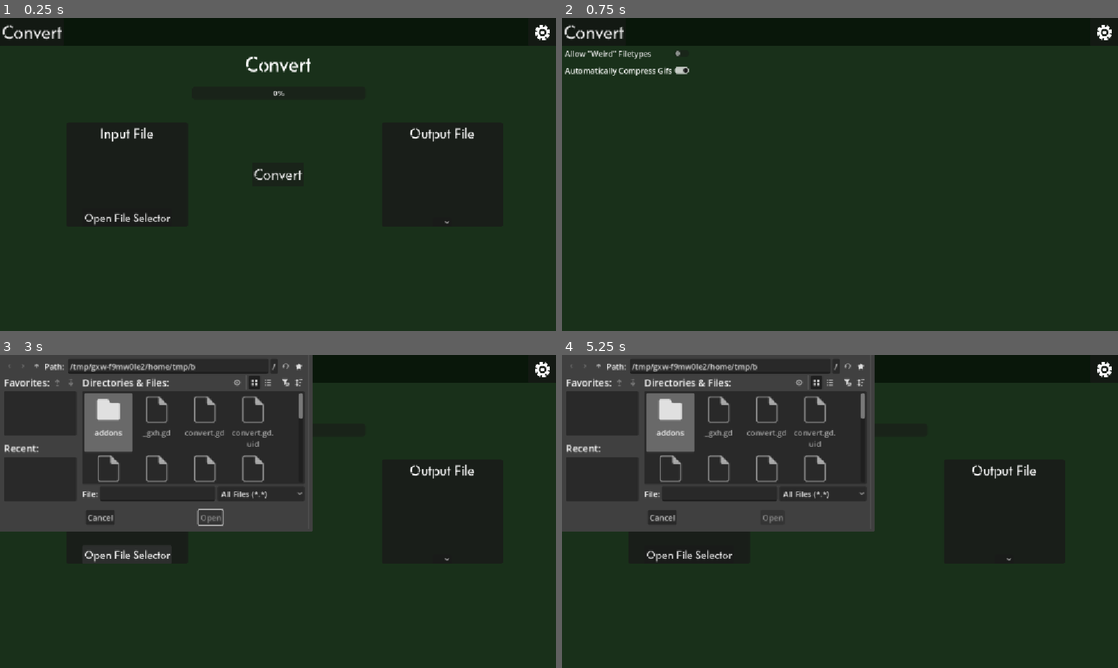
Above: before the commit, frames 1-4 (two rows, left to right).
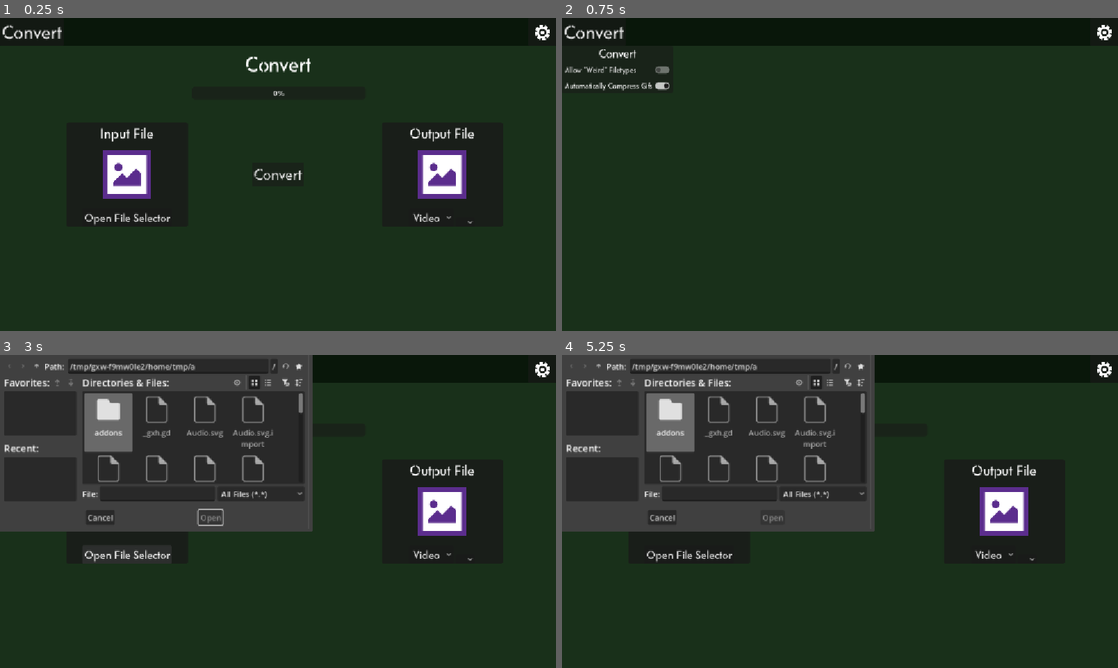
Above: after the commit, the same moments.

Repository: Typ0Codes/ff-mpeg-frontend
Game: Godot game, scene res://Convert.tscn
Two runs of this game, one before a commit and one after it. Both use one fixed random seed, a clock stepped at 60 frames per second and the inputs below.
Inputs (mouse positions are in pixels of both pictures, inside the frame that each line leads up to; where the layout moved, square brackets give the same spot in the first picture):
- Up to frame 1 (0.25 s): no input
- Up to frame 2 (0.75 s): click (1101, 30) at 0.5 s
- Up to frame 3 (3 s): click "Convert" at 1.25 s; click "Convert" at 2 s; click "Open File Selector" at 2.75 s
- Up to frame 4 (5.25 s): click (1029, 558) [1006, 558] at 3.5 s; click (995, 555) at 4.25 s, where only the run after the commit has a clickable "Video"; click (584, 367) at 5 s

The runs differ from the first frame. In frame 1, 2.8% of the frame differs, in the area x 18-86%, y 42-66%; in frame 2, 0.9%; in frame 3, 1.7%; in frame 4, 1.7%.

Commit message:
oh god i did so many things lmao uhhhhhhhhhhhhhhhhhhhhhhhhhhhhhhhhhhhhhhhhhhhhhhhh
fuck

Diff:
--- /dev/null
+++ b/Audio.svg
@@ -0,0 +1 @@
+<svg xmlns="http://www.w3.org/2000/svg" viewBox="0 0 100 100"><style>.st2{fill:#039}</style><path fill="#fff" d="M0 0h100v100H0z"/><path d="M100 100H0V0h100v100zM9.7 90h80.7V10H9.7" fill="#0e3693"/><path class="st2" d="M32.5 37.5h-9v25h9L53.6 77V23L32.5 37.5M71.9 50c0 6.8-3.7 12.7-9.1 15.8l2.8 4.9c7.1-4.1 11.9-11.8 11.9-20.7 0-8.8-4.8-16.6-11.9-20.7l-2.8 4.9c5.4 3.1 9.1 9 9.1 15.8z"/><path class="st2" d="M62.1 50c0 3.2-1.7 5.9-4.3 7.4l2.7 4.7c4.2-2.4 7-6.9 7-12.1 0-5.2-2.8-9.7-7-12.1l-2.7 4.7c2.6 1.5 4.3 4.2 4.3 7.4z"/></svg>
--- a/Convert.tscn
+++ b/Convert.tscn
@@ -1,8 +1,11 @@
 [gd_scene format=3 uid="uid://ihhfrpjtcmt1"]
 
 [ext_resource type="Script" uid="uid://bbps4uyc14imj" path="res://convert.gd" id="1_gih14"]
+[ext_resource type="Texture2D" uid="uid://bllhc0ivack10" path="res://Audio.svg" id="2_2cvtn"]
 [ext_resource type="Theme" uid="uid://dk5gur85t661f" path="res://Defaults.tres" id="2_bypvw"]
 [ext_resource type="Texture2D" uid="uid://cy5mpnlxfljb0" path="res://gear.png" id="2_dae5x"]
+[ext_resource type="Texture2D" uid="uid://bcixt3rls64u4" path="res://Video.svg" id="3_x3lue"]
+[ext_resource type="Texture2D" uid="uid://sg3anh6gl5tp" path="res://Image.svg" id="4_65hhb"]
 
 [sub_resource type="StyleBoxFlat" id="StyleBoxFlat_3lg8h"]
 content_margin_left = 0.0
@@ -66,8 +69,13 @@
 script = ExtResource("1_gih14")
 audio_extensions = PackedStringArray("mp3", "wav", "ogg", "m4a", "flac")
 video_extensions = PackedStringArray("mp4", "mkv", "mov", "webm", "ogv", "gif")
+image_extensions = PackedStringArray("png", "jpg", "bmp", "tiff", "webp", "ico", "heic", "heif", ".svg")
 audio_extensions_weird = PackedStringArray("ac3", "amr", "caf", "dts", "aac", "oga", "opus", "ape", "eac3", "mka", "tta", "3ga")
 video_extensions_weird = PackedStringArray("m4v", "m4p", "3gp", "3g2", "psp", "f4v", "f4p", "avi", "flv", "ogv", "mpg", "gif (uncompressed)")
+image_extensions_weird = PackedStringArray("tga", "avif", "exr", "dpx", "psd", "dng", "raw", "qoi", "pcx")
+Audio_Image = ExtResource("2_2cvtn")
+Video_Image = ExtResource("3_x3lue")
+Image_Image = ExtResource("4_65hhb")
 
 [node name="BG Color" type="Panel" parent="." unique_id=1914869696]
 layout_mode = 1
@@ -152,6 +160,18 @@
 access = 2
 use_native_dialog = true
 
+[node name="TextureRect" type="TextureRect" parent="InputFile" unique_id=182439370]
+layout_mode = 2
+size_flags_horizontal = 4
+size_flags_vertical = 4
+texture = ExtResource("4_65hhb")
+
+[node name="Label" type="Label" parent="InputFile" unique_id=265426936]
+layout_mode = 2
+horizontal_alignment = 1
+clip_text = true
+text_overrun_behavior = 5
+
 [node name="OutputFile" type="PanelContainer" parent="." unique_id=554382554]
 layout_mode = 1
 anchors_preset = 6
@@ -177,19 +197,44 @@
 text = "Output File"
 horizontal_alignment = 1
 
-[node name="extensionselector" type="OptionButton" parent="OutputFile" unique_id=1046237929]
-layout_mode = 2
-size_flags_horizontal = 4
-size_flags_vertical = 8
-theme = ExtResource("2_bypvw")
-theme_override_font_sizes/font_size = 24
-
 [node name="InputFileDialog" type="FileDialog" parent="OutputFile" unique_id=1046940972]
 oversampling_override = 1.0
 title = "Open a File"
 file_mode = 0
 access = 2
 use_native_dialog = true
+
+[node name="TextureRect" type="TextureRect" parent="OutputFile" unique_id=1365246810]
+layout_mode = 2
+size_flags_horizontal = 4
+size_flags_vertical = 4
+texture = ExtResource("4_65hhb")
+
+[node name="HBoxContainer" type="HBoxContainer" parent="OutputFile" unique_id=1029169400]
+layout_mode = 2
+alignment = 1
+
+[node name="filetypeselector" type="OptionButton" parent="OutputFile/HBoxContainer" unique_id=1092333498]
+layout_mode = 2
+size_flags_horizontal = 4
+size_flags_vertical = 8
+theme = ExtResource("2_bypvw")
+theme_override_font_sizes/font_size = 24
+selected = 0
+item_count = 3
+popup/item_0/text = "Video"
+popup/item_0/id = 0
+popup/item_1/text = "Audio"
+popup/item_1/id = 1
+popup/item_2/text = "Image"
+popup/item_2/id = 2
+
+[node name="extensionselector" type="OptionButton" parent="OutputFile/HBoxContainer" unique_id=1046237929]
+layout_mode = 2
+size_flags_horizontal = 4
+size_flags_vertical = 8
+theme = ExtResource("2_bypvw")
+theme_override_font_sizes/font_size = 24
 
 [node name="Convert" type="Button" parent="." unique_id=1457867780]
 layout_mode = 1
@@ -230,7 +275,8 @@
 [connection signal="pressed" from="ControlBar/Settings" to="." method="_on_settings_pressed"]
 [connection signal="pressed" from="InputFile/Button" to="." method="_on_input_file_selector_button_pressed"]
 [connection signal="file_selected" from="InputFile/InputFileDialog" to="." method="_on_input_file_dialog_file_selected"]
-[connection signal="item_selected" from="OutputFile/extensionselector" to="." method="_on_extensionselector_item_selected"]
 [connection signal="file_selected" from="OutputFile/InputFileDialog" to="." method="_on_input_file_dialog_file_selected"]
+[connection signal="item_selected" from="OutputFile/HBoxContainer/filetypeselector" to="." method="_on_extensionselector_item_selected"]
+[connection signal="item_selected" from="OutputFile/HBoxContainer/extensionselector" to="." method="_on_extensionselector_item_selected"]
 [connection signal="pressed" from="Convert" to="." method="_on_convert_pressed"]
 [connection signal="timeout" from="Timer" to="." method="_on_timer_timeout"]
--- /dev/null
+++ b/Image.svg
@@ -0,0 +1 @@
+<svg xmlns="http://www.w3.org/2000/svg" viewBox="0 0 100 100"><style>.st1{fill:#5b2d8d}</style><path fill="#fff" d="M0 0h100v100H0z"/><path class="st1" d="M100 100H0V0h100v100zM9.7 90h80.7V10H9.7"/><circle class="st1" cx="32.4" cy="35" r="8"/><path class="st1" d="M78.9 47.3l-9.7-9.6L50 57l-9.6-9.7-19.3 19.3V73h57.8z"/></svg>
--- a/Settings.tscn
+++ b/Settings.tscn
@@ -19,6 +19,10 @@
 content_margin_bottom = 0.0
 bg_color = Color(0.03750939, 0.09221437, 0.039877687, 1)
 corner_detail = 5
+
+[sub_resource type="DPITexture" id="DPITexture_mx4kw"]
+_source = "<svg xmlns=\"http://www.w3.org/2000/svg\" width=\"32\" height=\"16\"><rect width=\"30\" height=\"14\" x=\"1\" y=\"1\" fill=\"#fff\" fill-opacity=\".37\" rx=\"7\"/><circle cx=\"8\" cy=\"8\" r=\"5\" fill=\"#1a1a1a\" fill-opacity=\".5\"/></svg>
+"
 
 [node name="Control" type="Control" unique_id=1581714445]
 layout_mode = 3
@@ -69,16 +73,33 @@
 [node name="VBoxContainer" type="VBoxContainer" parent="ScrollContainer" unique_id=1153334547]
 layout_mode = 2
 
-[node name="WeirdFiles" type="CheckButton" parent="ScrollContainer/VBoxContainer" unique_id=1031398980]
+[node name="PanelContainer" type="PanelContainer" parent="ScrollContainer/VBoxContainer" unique_id=184977591]
 layout_mode = 2
-tooltip_text = "Allow for uncommenly used filetypes such as .3ga or .psp"
+
+[node name="VBoxContainer" type="VBoxContainer" parent="ScrollContainer/VBoxContainer/PanelContainer" unique_id=1357247930]
+layout_mode = 2
+
+[node name="Label" type="Label" parent="ScrollContainer/VBoxContainer/PanelContainer/VBoxContainer" unique_id=422134592]
+layout_mode = 2
+theme = ExtResource("2_mx4kw")
+theme_override_font_sizes/font_size = 25
+text = "Convert"
+horizontal_alignment = 1
+
+[node name="WeirdFiles" type="CheckButton" parent="ScrollContainer/VBoxContainer/PanelContainer/VBoxContainer" unique_id=1031398980]
+layout_mode = 2
+tooltip_text = "Allow for uncommenly used filetypes such as .3ga or .psp. These may be untested and thus might cause issues"
+theme = ExtResource("2_mx4kw")
+theme_override_icons/unchecked = SubResource("DPITexture_mx4kw")
 text = "Allow \"Weird\" Filetypes"
 
-[node name="AutoCompressGifs" type="CheckButton" parent="ScrollContainer/VBoxContainer" unique_id=1371579601]
+[node name="AutoCompressGifs" type="CheckButton" parent="ScrollContainer/VBoxContainer/PanelContainer/VBoxContainer" unique_id=1371579601]
 layout_mode = 2
 tooltip_text = "Automatically Compress Gifs Unless otherwise specified s"
+theme = ExtResource("2_mx4kw")
+theme_override_icons/unchecked = SubResource("DPITexture_mx4kw")
 text = "Automatically Compress Gifs"
 
 [connection signal="pressed" from="ControlBar/Convert" to="." method="_on_convert_pressed"]
-[connection signal="toggled" from="ScrollContainer/VBoxContainer/WeirdFiles" to="." method="_on_weird_files_toggled"]
-[connection signal="toggled" from="ScrollContainer/VBoxContainer/AutoCompressGifs" to="." method="_on_auto_compress_gifs_toggled"]
+[connection signal="toggled" from="ScrollContainer/VBoxContainer/PanelContainer/VBoxContainer/WeirdFiles" to="." method="_on_weird_files_toggled"]
+[connection signal="toggled" from="ScrollContainer/VBoxContainer/PanelContainer/VBoxContainer/AutoCompressGifs" to="." method="_on_auto_compress_gifs_toggled"]
--- /dev/null
+++ b/Video.svg
@@ -0,0 +1 @@
+<svg xmlns="http://www.w3.org/2000/svg" viewBox="0 0 100 100"><style>.st1{fill:#ef6f2e}</style><path fill="#fff" d="M0 0h100v100H0z"/><path class="st1" d="M100 100H0V0h100v100zM9.7 90h80.7V10H9.7"/><path class="st1" d="M21 26.4v47.1h58V26.4H21zm10.9 43.5h-7.2v-7.2h7.2v7.2zm0-10.8h-7.2v-7.2h7.2v7.2zm0-10.9h-7.2V41h7.2v7.2zm0-10.9h-7.2v-7.2h7.2v7.2zm10.9 25.4V37.3L60.9 50 42.8 62.7zm32.6 7.2h-7.2v-7.2h7.2v7.2zm0-10.8h-7.2v-7.2h7.2v7.2zm0-10.9h-7.2V41h7.2v7.2zm0-10.9h-7.2v-7.2h7.2v7.2z"/></svg>
--- a/convert.gd
+++ b/convert.gd
@@ -1,7 +1,8 @@
 extends Control
 
 @onready var inputfiledialog = $InputFile/InputFileDialog
-@onready var extenstionselector = $OutputFile/extensionselector
+@onready var extenstionselector = $OutputFile/HBoxContainer/extensionselector
+@onready var filetypeselector = $OutputFile/HBoxContainer/filetypeselector
 @onready var progressbar = $ProgressBar
 @onready var convertbutton = $InputFile/Button
 
@@ -17,8 +18,15 @@
 #extension types
 @export var audio_extensions: PackedStringArray
 @export var video_extensions: PackedStringArray
+@export var image_extensions: PackedStringArray
 @export var audio_extensions_weird: PackedStringArray
 @export var video_extensions_weird: PackedStringArray
+@export var image_extensions_weird: PackedStringArray
+
+#extension images
+@export var Audio_Image: Texture2D
+@export var Video_Image: Texture2D
+@export var Image_Image: Texture2D
 
 
 func _ready() -> void:
@@ -33,12 +41,13 @@
 
 func _on_input_file_selector_button_pressed() -> void:
 	inputfiledialog.visible = true
-	extenstionselector.clear()
+	$InputFile/TextureRect.visible = false
 
 
 func _on_input_file_dialog_file_selected(path: String) -> void:
 	inputfile = path
 	print(inputfile)
+
 	_extensionselector_dynamic_options()
 
 
@@ -109,12 +118,21 @@
 
 #long ass name
 func _extensionselector_dynamic_options() -> void:
+	extenstionselector.clear()
 	if (inputfile.get_extension() in audio_extensions) or (inputfile.get_extension() in audio_extensions_weird):
 		for item in audio_extensions:
 			extenstionselector.add_item("." + item)
+		$InputFile/TextureRect.texture = Audio_Image
 	elif (inputfile.get_extension() in video_extensions) or (inputfile.get_extension() in video_extensions_weird):
 		for item in video_extensions:
 			extenstionselector.add_item("." + item)
+		$InputFile/TextureRect.texture = Video_Image
+	elif (inputfile.get_extension() in image_extensions) or (inputfile.get_extension() in image_extensions_weird):
+		for item in image_extensions:
+			extenstionselector.add_item("." + item)
+		$InputFile/TextureRect.texture = Image_Image
+	$InputFile/TextureRect.visible = true
+	$InputFile/Label.text = inputfile.get_file()
 
 
 func _on_timer_timeout() -> void:
--- a/settings.gd
+++ b/settings.gd
@@ -5,8 +5,8 @@
 
 # Called when the node enters the scene tree for the first time.
 func _ready() -> void:
-	$ScrollContainer/VBoxContainer/WeirdFiles.set_pressed_no_signal(Globals.weirdassfiletypes)
-	$ScrollContainer/VBoxContainer/AutoCompressGifs.set_pressed_no_signal(Globals.CompressGifs)
+	$ScrollContainer/VBoxContainer/PanelContainer/VBoxContainer/WeirdFiles.set_pressed_no_signal(Globals.weirdassfiletypes)
+	$ScrollContainer/VBoxContainer/PanelContainer/VBoxContainer/AutoCompressGifs.set_pressed_no_signal(Globals.CompressGifs)
 
 
 # Called every frame. 'delta' is the elapsed time since the previous frame.
Not shown, added: .devnotes.txt
Not shown, added: Audio.svg.import
Not shown, added: Image.svg.import
Not shown, added: Video.svg.import
